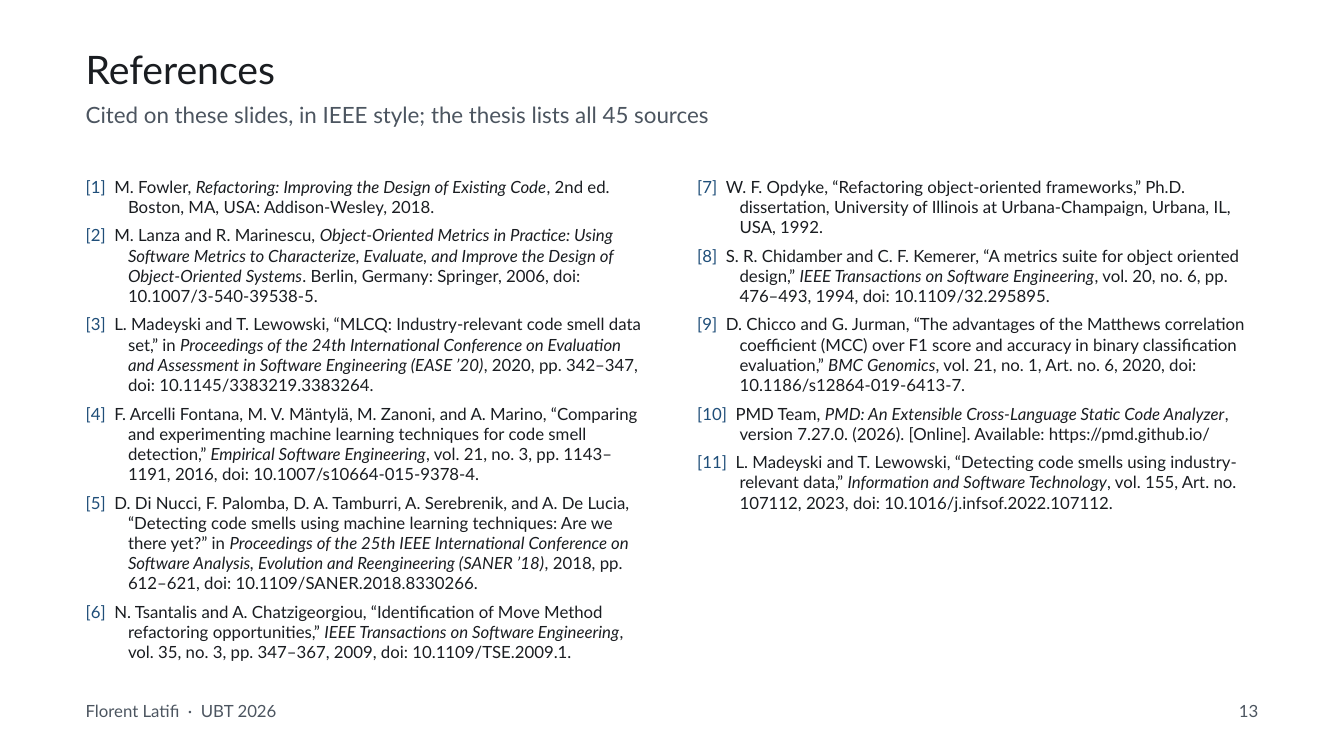
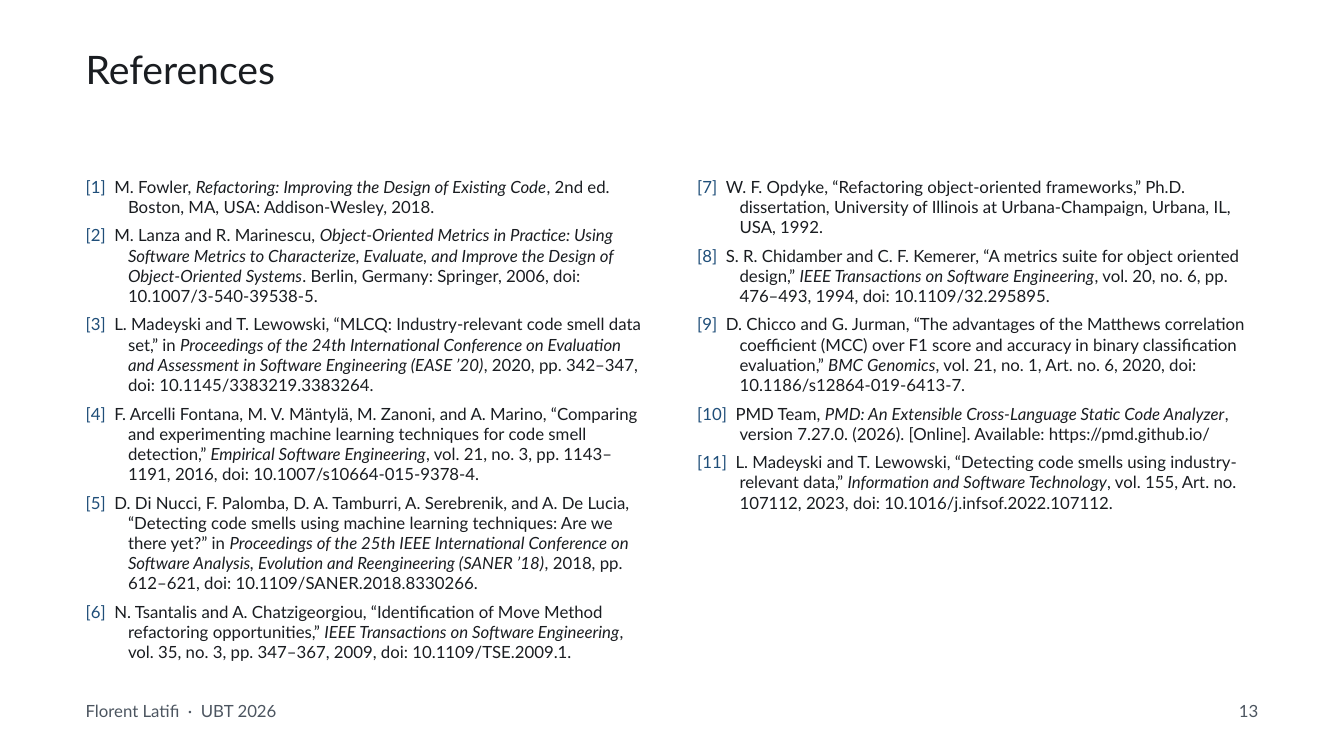
Before and after one commit to FlorentLatifi/Code-Smell-Detection-and-Refactoring-Recommendations, a slide deck: slide 13 of docs/konferenca/UBT2026_Florent_Latifi_9min.pptx. Drawn at 1344x756 pixels with LibreOffice and Linux fonts; fonts in the diff are those of the drawing. Boxes give left, top, right and bottom in pixels: in the first picture for what was removed or moved away, otherwise in the second. Text is boxed around its words. In the diff, an @@ line names an element or a change of style, - is before the commit and + after.

```diff
--- a/docs/konferenca/UBT2026_Florent_Latifi_9min.pptx
+++ b/docs/konferenca/UBT2026_Florent_Latifi_9min.pptx
@@ text at box(86, 106, 708, 127): paragraph removed @@
-Cited on these slides, in IEEE style; the thesis lists all 45 sources
```
Also in this commit, not shown: 7 other files.
